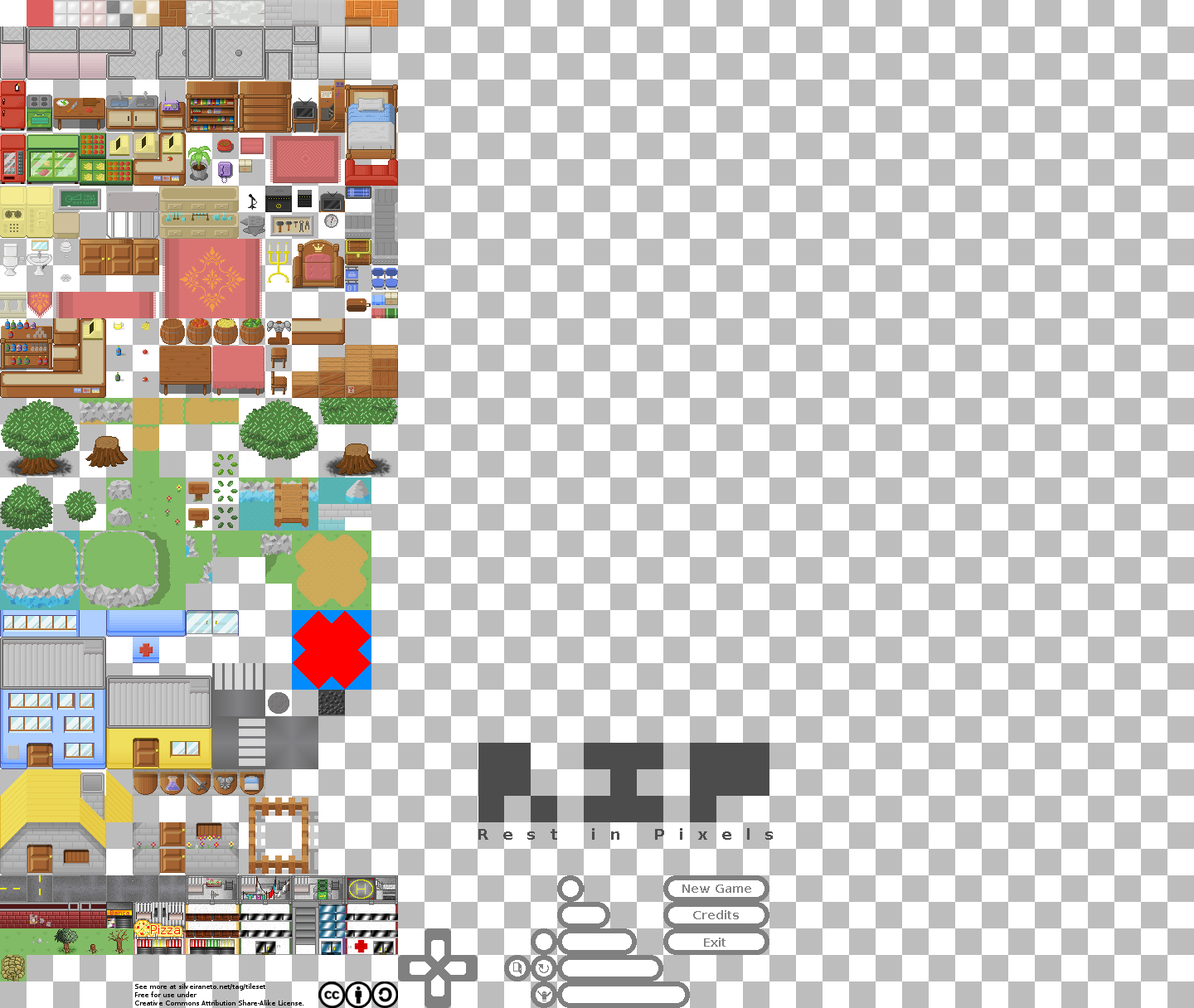
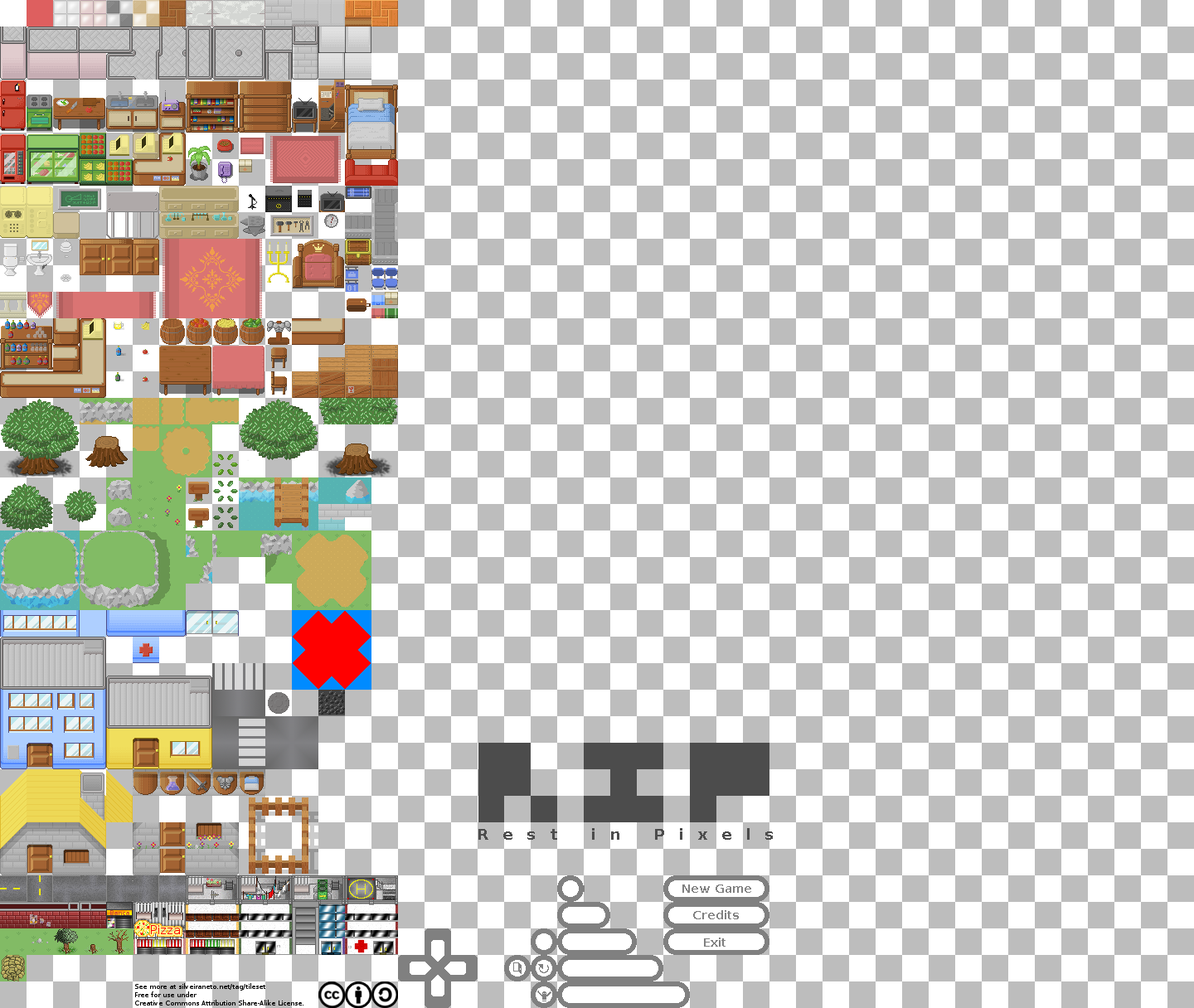
The second 1194 x 1008 image is a revision of the first. Changes to its layers:
painted on "Background" over [159, 424, 213, 478]
